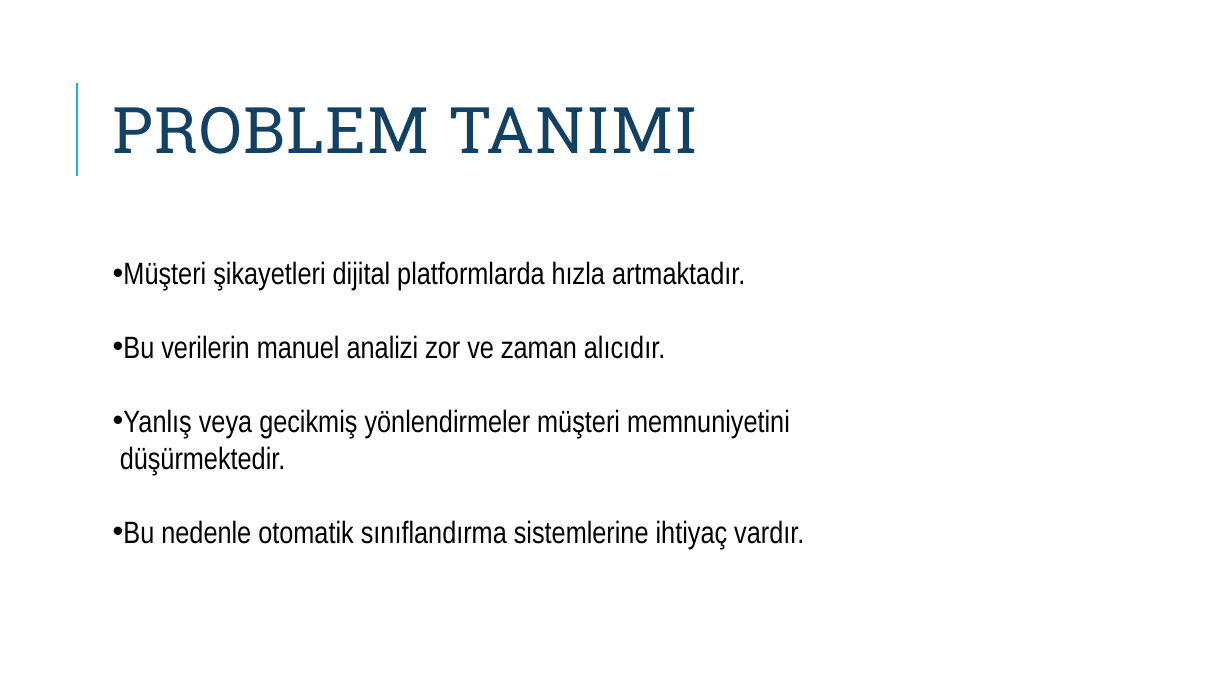
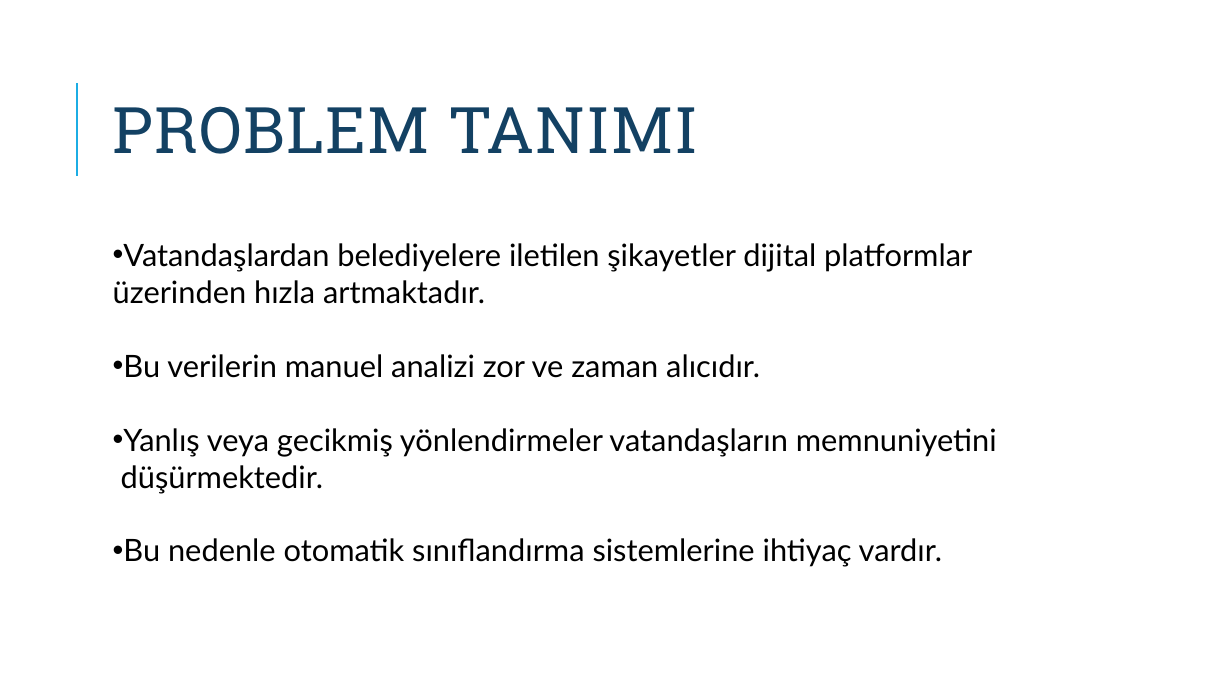
Before and after one commit to AslihanErarslan/customer-complaint-classification, a slide deck: slide 2 of ASLIHANERARSLAN_23040101020_MUSTERISIKAYETLERISINIFLANDIRMA.pptx. Drawn at 1232x693 pixels with LibreOffice and Linux fonts; fonts in the diff are those of the drawing. Boxes give left, top, right and bottom in pixels: in the first picture for what was removed or moved away, otherwise in the second. Text is boxed around its words. In the diff, an @@ line names an element or a change of style, - is before the commit and + after.

```diff
--- a/ASLIHANERARSLAN_23040101020_MUSTERISIKAYETLERISINIFLANDIRMA.pptx
+++ b/ASLIHANERARSLAN_23040101020_MUSTERISIKAYETLERISINIFLANDIRMA.pptx
@@ text "Vatandaşlardan belediyelere iletilen şikayetler dijital ...": place and size @@
-text "Vatandaşlardan belediyelere iletilen şikayetler dijital ..." at [120,261,804,549]
+text "Vatandaşlardan belediyelere iletilen şikayetler dijital ..." at [113,243,997,567]
@@ text at [113,243,972,304]: text changed; font Arial Narrow to Lato @@
-• Müşteri şikayetleri dijital platformlarda hızla artmaktadır.
+• Vatandaşlardan belediyelere iletilen şikayetler dijital platformlar
+üzerinden hızla artmaktadır.
@@ text at [121,354,942,567]: font Arial Narrow to Lato in "Bu verilerin manuel analizi zor ve zaman ...", "düşürmektedir.", "Bu nedenle otomatik sınıflandırma sistemlerine ihtiyaç vardı ..." @@
@@ text at [123,428,997,457]: text changed; font Arial Narrow to Lato @@
-• Yanlış veya gecikmiş yönlendirmeler müşteri memnuniyetini
+• Yanlış veya gecikmiş yönlendirmeler vatandaşların memnuniyetini
```
Also in this commit, not shown: 3 other slides changed, 1 slide added, 1 other file.
